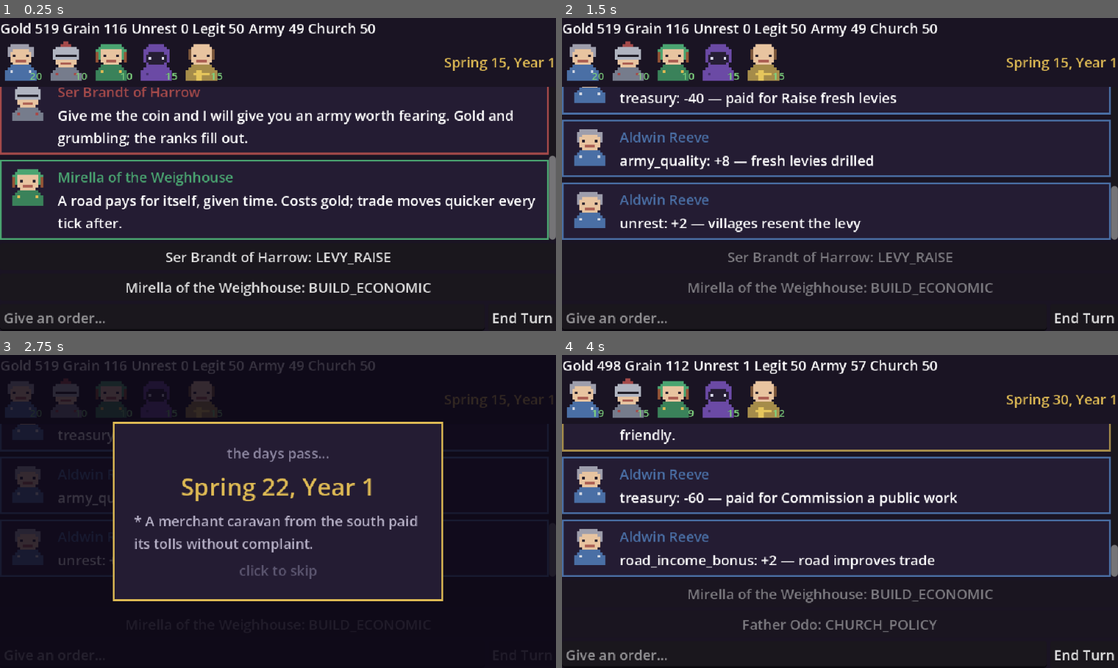
Above: before the commit, frames 1-4 (two rows, left to right).
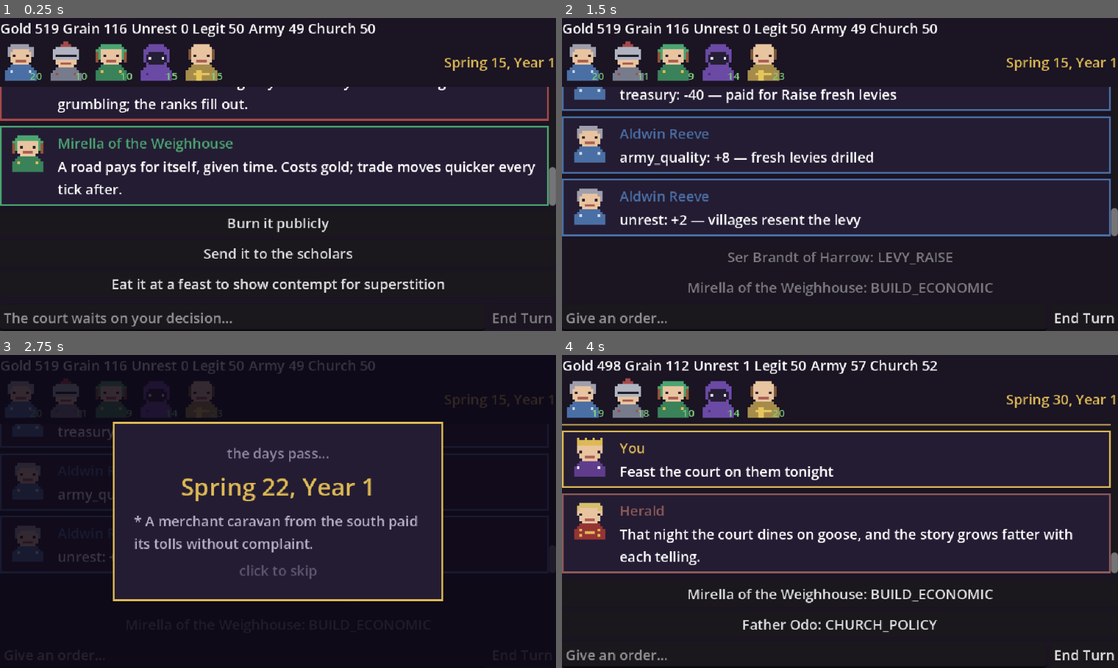
Above: after the commit, the same moments.

Repository: samuelzhang1201/game_design
Game: Godot game, scene res://scenes/council.tscn
Two runs of this game, one before a commit and one after it. Both use one fixed random seed, a clock stepped at 60 frames per second and the inputs below.
Inputs (mouse positions are in pixels of both pictures, inside the frame that each line leads up to):
- Up to frame 1 (0.25 s): no input
- Up to frame 2 (1.5 s): click (840, 221) at 0.5 s, where only the run after the commit has a clickable "Burn it publicly"; click "Ser Brandt of Harrow: LEVY_RA…" at 1.25 s
- Up to frame 3 (2.75 s): click "End Turn" at 2 s
- Up to frame 4 (4 s): tap Enter (ui_accept) at 2.75 s; drag from (840, 511) to (895, 442) at 2.77 s; click (840, 589) at 3.5 s, where only the run after the commit has a clickable "Feast the court on them tonig…"

The runs differ from the first frame. In frame 1, 15% of the frame differs, in the area x 0-100%, y 22-99%; in frame 2, 11%; in frame 3, 0.4%; in frame 4, 14%.

Commit message:
feat: event panel - choices gate the turn
Game.apply_event_choice wraps engine.events.apply_choice. Council screen
adds an event_box between the transcript and suggestions: a pending event
frames its title in the transcript with one Button per choice, hides
suggestions, and disables End Turn (+ Enter, via the _unhandled_input
guard) until a choice resolves, narrating the outcome/effect/drift lines
and restoring normal input. 1 new UI test forcing ev_01 via
Game.engine.events._fire; 113/113.

Co-Authored-By: Claude Fable 5 <noreply@anthropic.com>
Claude-Session: https://claude.ai/code/session_018r9884tT7xdRwHXuYPSJgU

Diff:
--- a/scripts/ui/council_screen.gd
+++ b/scripts/ui/council_screen.gd
@@ -13,12 +13,14 @@
 var portraits_box: HBoxContainer
 var transcript_scroll: ScrollContainer
 var transcript_box: VBoxContainer
+var event_box: VBoxContainer
 var suggestions_box: VBoxContainer
 var free_text: LineEdit
 var end_turn: Button
 var calendar_overlay: CalendarOverlay
 var _pending_report: TickReport
 var _suggestion_buttons: Array = []
+var _event_buttons: Array = []
 
 func _ready() -> void:
 	var bg := ColorRect.new()
@@ -42,6 +44,8 @@
 	transcript_box.size_flags_horizontal = Control.SIZE_EXPAND_FILL
 	transcript_box.add_theme_constant_override("separation", 6)
 	transcript_scroll.add_child(transcript_box)
+	event_box = VBoxContainer.new()
+	root.add_child(event_box)
 	suggestions_box = VBoxContainer.new()
 	root.add_child(suggestions_box)
 	var input_row := HBoxContainer.new()
@@ -76,11 +80,14 @@
 ## consumes Enter itself, so this only fires from unhandled input).
 func _unhandled_input(event: InputEvent) -> void:
 	if event.is_action_pressed("ui_accept") and not end_turn.disabled \
-			and not calendar_overlay.playing():
+			and not calendar_overlay.playing() and Game.state.pending_event.is_empty():
 		_on_end_turn()
 
 func suggestion_buttons() -> Array:
 	return _suggestion_buttons
+
+func event_buttons() -> Array:
+	return _event_buttons
 
 func end_turn_button() -> Button:
 	return end_turn
@@ -117,6 +124,8 @@
 		for line in res["lines"]:
 			_say(line))
 	_render_suggestions(report)
+	if not report.event.is_empty():
+		_render_event(report.event)
 
 ## One conversation frame per spoken line: the speaker's pixel portrait on the
 ## left, name + wrapped speech beside it, framed in the speaker's seat colour.
@@ -255,6 +264,47 @@
 	for b in _suggestion_buttons:
 		b.disabled = true
 
+## While Game.state.pending_event is non-empty, End Turn/Enter and the
+## suggestion buttons are gated off and a scene frame + one Button per choice
+## render in event_box; picking a choice restores normal input.
+func _render_event(ev: Dictionary) -> void:
+	for child in event_box.get_children():
+		child.queue_free()
+	_event_buttons = []
+	for child in suggestions_box.get_children():
+		child.visible = false
+	end_turn.disabled = true
+	free_text.placeholder_text = "The court waits on your decision..."
+	var scene_text := TemplateVoicer.line_for(Game.data, String(ev["title_key"]), [], Game.state.tick)
+	_say({"speaker": "Herald", "text": scene_text})
+	for ch in ev["choices"]:
+		var b := Button.new()
+		b.focus_mode = Control.FOCUS_NONE
+		b.text = String(ch["label"])
+		b.pressed.connect(_on_event_choice.bind(String(ch["choice_id"])))
+		event_box.add_child(b)
+		_event_buttons.append(b)
+
+func _on_event_choice(choice_id: String) -> void:
+	var event_id := String(Game.state.pending_event.get("event_id", ""))
+	var out: Dictionary = Game.apply_event_choice(choice_id)
+	if out.is_empty():
+		return
+	for b in _event_buttons:
+		b.queue_free()
+	_event_buttons = []
+	_say({"speaker": "You", "text": String(out["label"])})
+	_say({"speaker": "Herald", "text": TemplateVoicer.line_for(Game.data,
+		"event_%s_%s" % [event_id, choice_id], [], Game.state.tick)})
+	for d in out["drift"]:
+		var c: Character = Game.state.characters[d["character_id"]]
+		_say({"speaker": c.display_name, "text": "%+d — %s" % [int(d["delta"]), d["reason"]]})
+	for child in suggestions_box.get_children():
+		child.visible = true
+	end_turn.disabled = false
+	free_text.placeholder_text = "Give an order..."
+	_render_portraits()
+
 func _on_free_text_submitted(text: String) -> void:
 	if text.strip_edges() == "":
 		return
--- a/scripts/ui/game.gd
+++ b/scripts/ui/game.gd
@@ -23,6 +23,9 @@
 	current_report = engine.advance(state)
 	report_ready.emit(current_report)
 	return current_report
+
+func apply_event_choice(choice_id: String) -> Dictionary:
+	return engine.events.apply_choice(choice_id, state)
 
 func try_execute(req: ActionRequest) -> Dictionary:
 	var err := engine.actions.validate(req, state)
--- a/tests/ui/test_council_screen.gd
+++ b/tests/ui/test_council_screen.gd
@@ -84,6 +84,25 @@
 	assert_false(screen.end_turn_button().disabled, "re-enabled once the parse resolves")
 	assert_true(screen.free_text.editable)
 
+func test_pending_event_gates_turn_and_choice_resolves() -> void:
+	Game.start_campaign(42)
+	var screen: Node = load("res://scenes/council.tscn").instantiate()
+	add_child_autofree(screen)
+	screen.begin()
+	await wait_frames(2)
+	# Force a known event deterministically (bypasses the roll)
+	Game.engine.events._fire("ev_01", Game.state)
+	screen._render_event(Game.state.pending_event)
+	await wait_frames(2)
+	assert_true(screen.end_turn_button().disabled)
+	assert_gt(screen.event_buttons().size(), 1)
+	var pc0: float = Game.state.metrics["peasant_contentment"]
+	screen.event_buttons()[0].pressed.emit()
+	await wait_frames(2)
+	assert_true(Game.state.pending_event.is_empty())
+	assert_false(screen.end_turn_button().disabled)
+	assert_ne(Game.state.metrics["peasant_contentment"], pc0)
+
 func test_roster_shows_opinion_and_reasons() -> void:
 	Game.start_campaign(42)
 	var screen: Node = load("res://scenes/council.tscn").instantiate()
